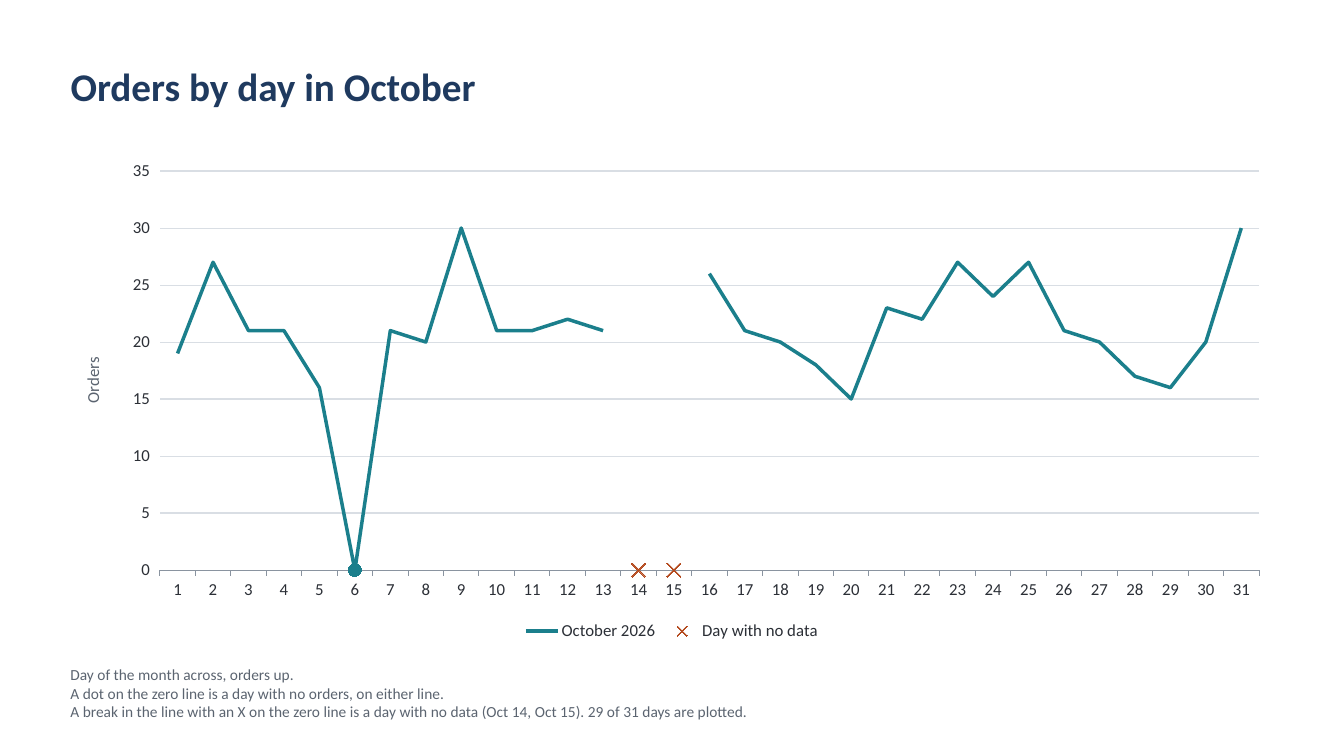
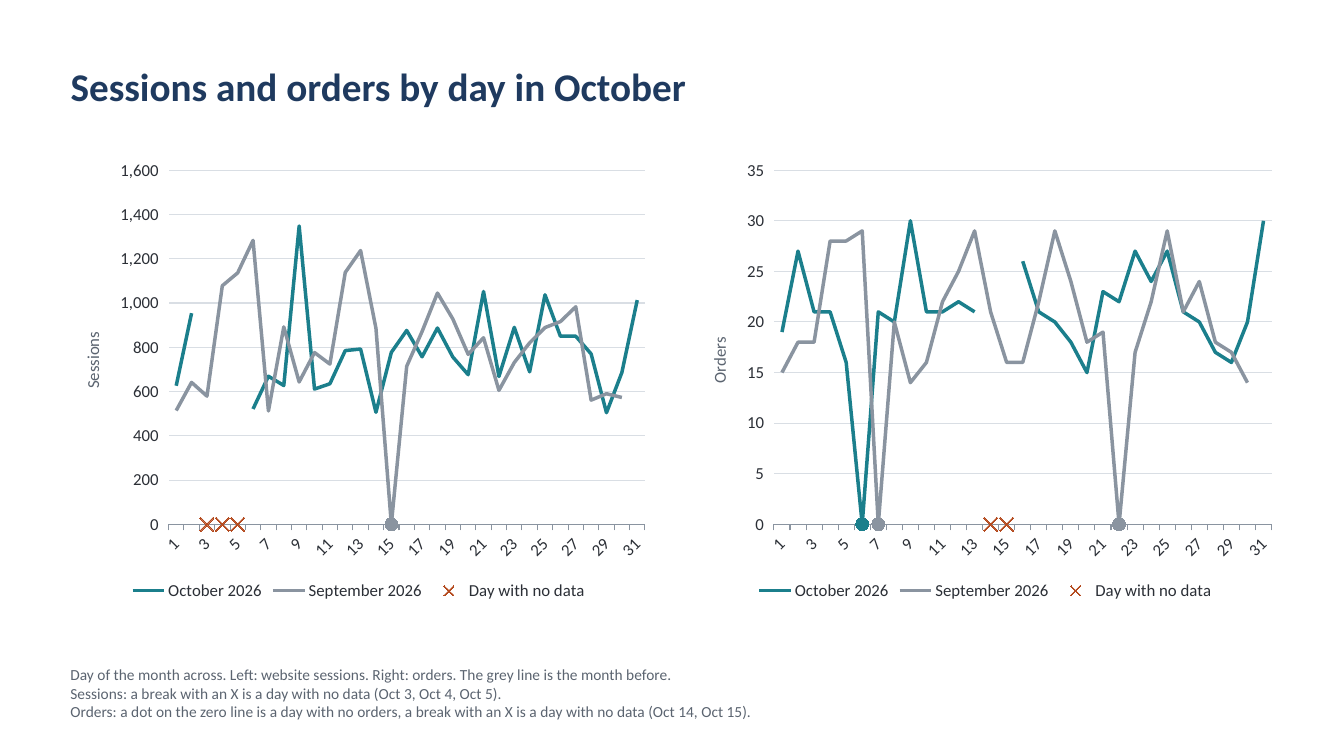
Before and after one commit to Exalt24/api-analytics-hub, a slide deck: slide 4 of docs/monthly-report-sample/report_2026-10.pptx. Drawn at 1344x756 pixels with LibreOffice and Linux fonts; fonts in the diff are those of the drawing. Boxes give left, top, right and bottom in pixels: in the first picture for what was removed or moved away, otherwise in the second. Text is boxed around its words. In the diff, an @@ line names an element or a change of style, - is before the commit and + after.

Commit message:
Add Google Analytics 4 as a second source and put the website in the monthly deck beside the store
The sync contract, runner, snapshot table and row level security needed no change for a second platform, so GA4 is one connector, a registry entry and a migration that adds four metric keys. The report was the part that assumed one source, so it now reads a store and a website connection separately, classifies the days of each from its own sync runs, and builds an eight slide deck when a website exists. A store with no website renders exactly as before, which a test checks against the saved read back of the earlier sample.

The connector was written from the saved runReport pages (docs/GA4_SOURCES.md lists what each page said and what is still unverified) and has only run against a stand-in server on the loopback address, never a live property. Retries are bounded because the pages say 500 and 503 spend a server error quota, and the figure check now covers the website metrics. 48 new mutation guards all caught their mutation.

```diff
--- a/docs/monthly-report-sample/report_2026-10.pptx
+++ b/docs/monthly-report-sample/report_2026-10.pptx
@@ title at (71, 73, 686, 107): text changed @@
-Orders by day in October
+Sessions and orders by day in October
@@ line chart at (60, 151, 657, 605) @@
-October 2026: 19, 27, 21, 21, 16, 0, 21, 20, 30, 21, 21, 22, 21, -, -, 26, 21, 20, 18, 15, 23, 22, 27, 24, 27, 21, 20, 17, 16, 20, 30
+October 2026: 630, 950, -, -, -, 520, 670, 630, 1350, 610, 640, 780, 790, 510, 780, 880, 760, 890, 760, 680, 1050, 670, 890, 690, 1040, 850, 850, 770, 500, 690, 1010
-Day with no data: -, -, -, -, -, -, -, -, -, -, -, -, -, 0, 0, -, -, -, -, -, -, -, -, -, -, -, -, -, -, -, -
+September 2026: 510, 640, 580, 1080, 1140, 1280, 510, 890, 640, 780, 720, 1140, 1240, 890, 0, 710, 870, 1040, 930, 770, 840, 600, 730, 820, 890, 920, 980, 560, 590, 570
@@ colour of September 2026 #C0504D to #8A94A0 @@
+Day with no data: -, -, 0, 0, 0, -, -, -, -, -, -, -, -, -, -, -, -, -, -, -, -, -, -, -, -, -, -, -, -, -, -
@@ value axis title "Orders" to "Sessions" @@
@@ line chart: place and size @@
-line chart at (60, 151, 1284, 645)
+line chart at (60, 151, 657, 605)
@@ line chart added at (688, 151, 1285, 605) @@
+categories: 1, 2, 3, 4, 5, 6, 7, 8, 9, 10, 11, 12, 13, 14, 15, 16, 17, 18, 19, 20, 21, 22, 23, 24, 25, 26, 27, 28, 29, 30, 31
+October 2026: 19, 27, 21, 21, 16, 0, 21, 20, 30, 21, 21, 22, 21, -, -, 26, 21, 20, 18, 15, 23, 22, 27, 24, 27, 21, 20, 17, 16, 20, 30
+September 2026: 15, 18, 18, 28, 28, 29, 0, 20, 14, 16, 22, 25, 29, 21, 16, 16, 22, 29, 24, 18, 19, 0, 17, 22, 29, 21, 24, 18, 17, 14
+Day with no data: -, -, -, -, -, -, -, -, -, -, -, -, -, 0, 0, -, -, -, -, -, -, -, -, -, -, -, -, -, -, -, -
@@ text at (70, 669, 751, 720): text changed @@
-Day of the month across, orders up.
-A dot on the zero line is a day with no orders, on either line.
-A break in the line with an X on the zero line is a day with no data (Oct 14, Oct 15). 29 of 31 days are plotted.
+Day of the month across. Left: website sessions. Right: orders. The grey line is the month before.
+Sessions: a break with an X is a day with no data (Oct 3, Oct 4, Oct 5).
+Orders: a dot on the zero line is a day with no orders, a break with an X is a day with no data (Oct 14, Oct 15).
```
Also in this commit, not shown: 3 other slides changed, 1 slide added, 32 other files.
